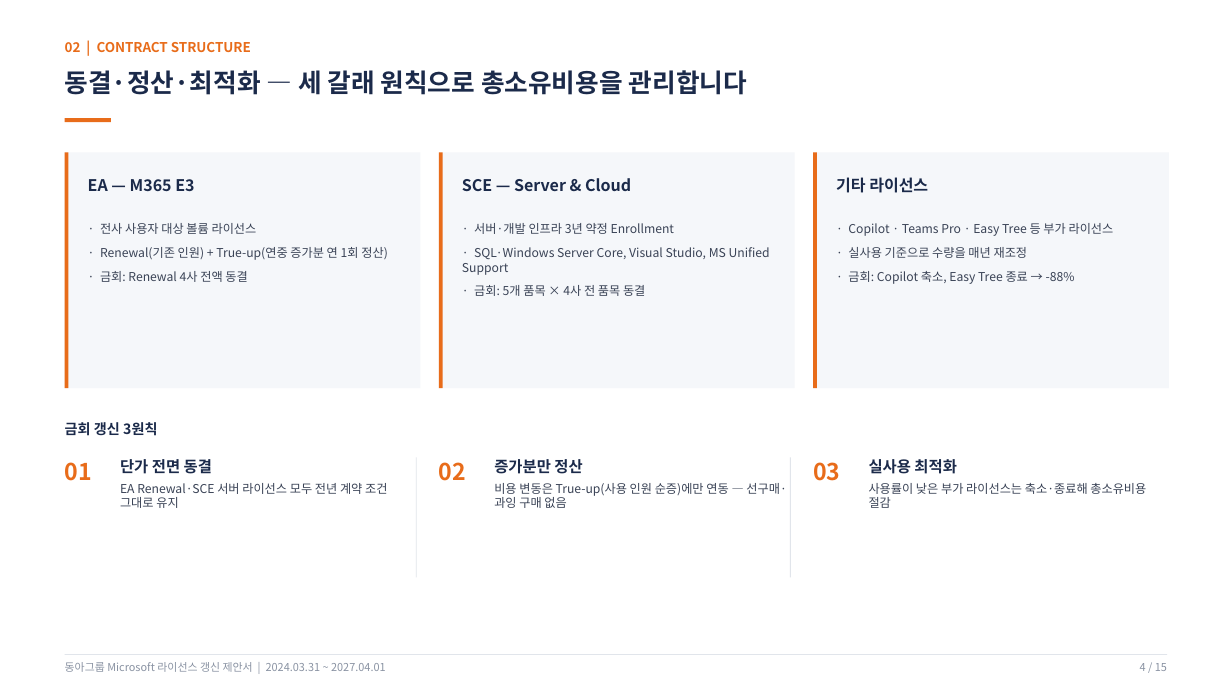
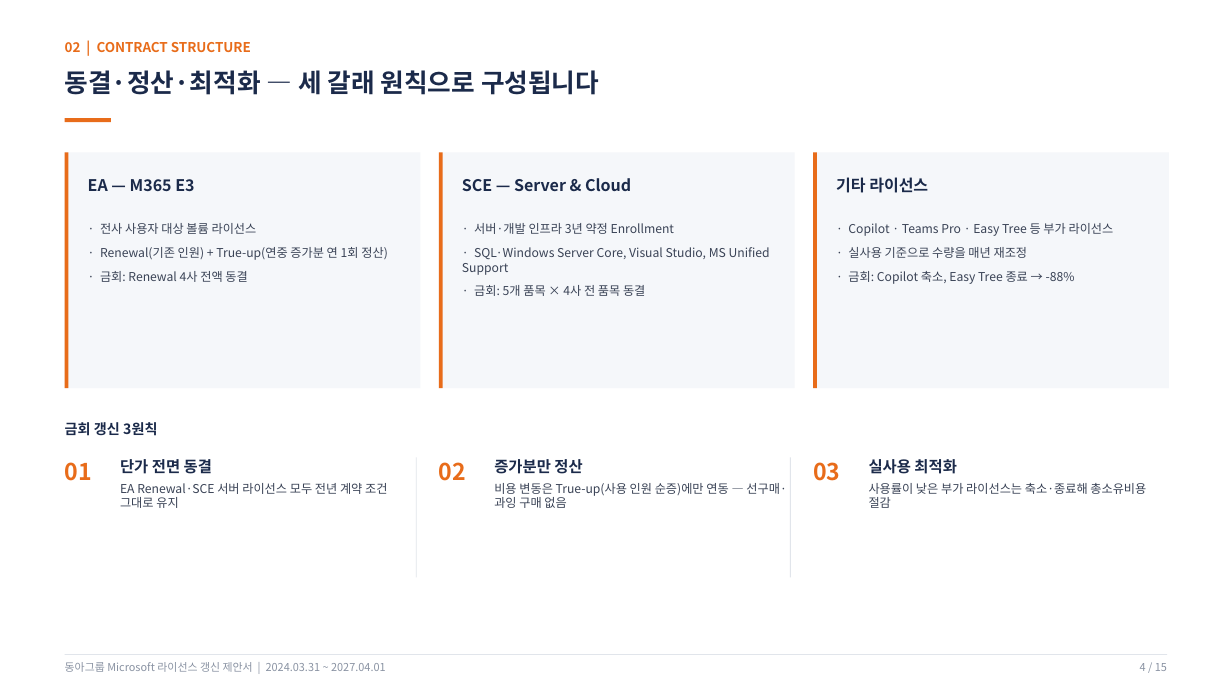
Before and after one commit to mss881024-dev/first-project, a slide deck: slide 4 of docs/ea-renewal-proposal/동아그룹_Microsoft_라이선스_갱신제안서_2026.pptx. Drawn at 1232x693 pixels with LibreOffice and Linux fonts; fonts in the diff are those of the drawing. Boxes give left, top, right and bottom in pixels: in the first picture for what was removed or moved away, otherwise in the second. Text is boxed around its words. In the diff, an @@ line names an element or a change of style, - is before the commit and + after.

```diff
--- a/docs/ea-renewal-proposal/동아그룹_Microsoft_라이선스_갱신제안서_2026.pptx
+++ b/docs/ea-renewal-proposal/동아그룹_Microsoft_라이선스_갱신제안서_2026.pptx
@@ text at (x1=65, y1=70, x2=599, y2=95): text changed @@
-동결·정산·최적화 — 세 갈래 원칙으로 총소유비용을 관리합니다
+동결·정산·최적화 — 세 갈래 원칙으로 구성됩니다
```
Also in this commit, not shown: 5 other slides changed, 2 other files.
